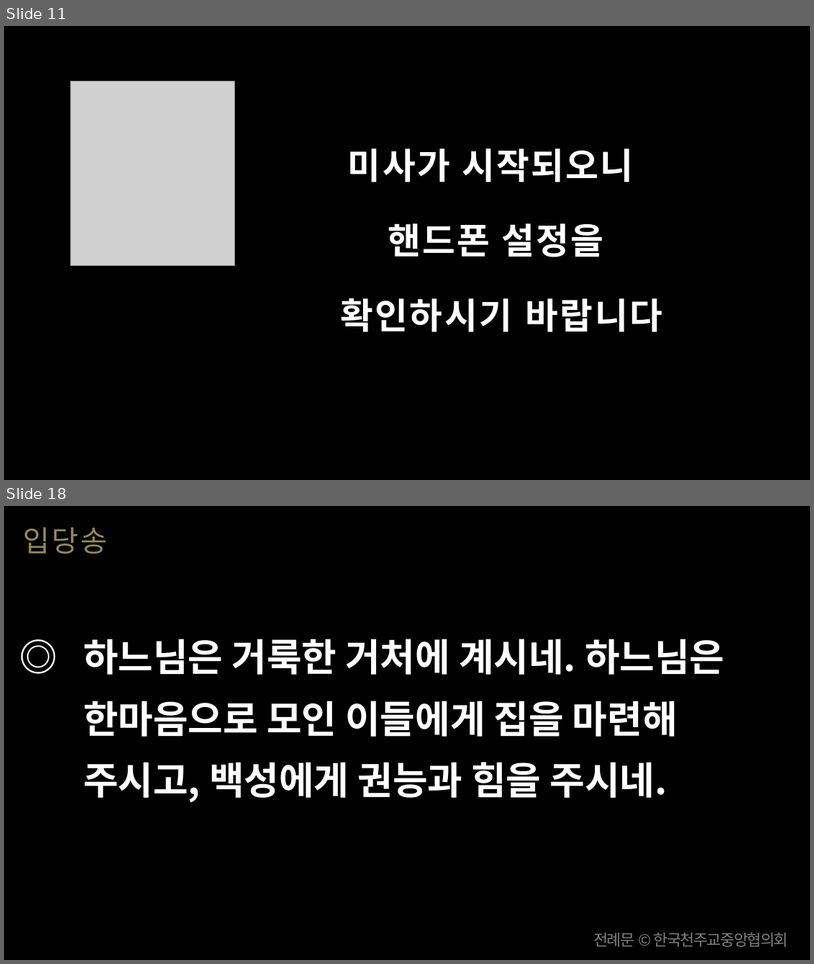
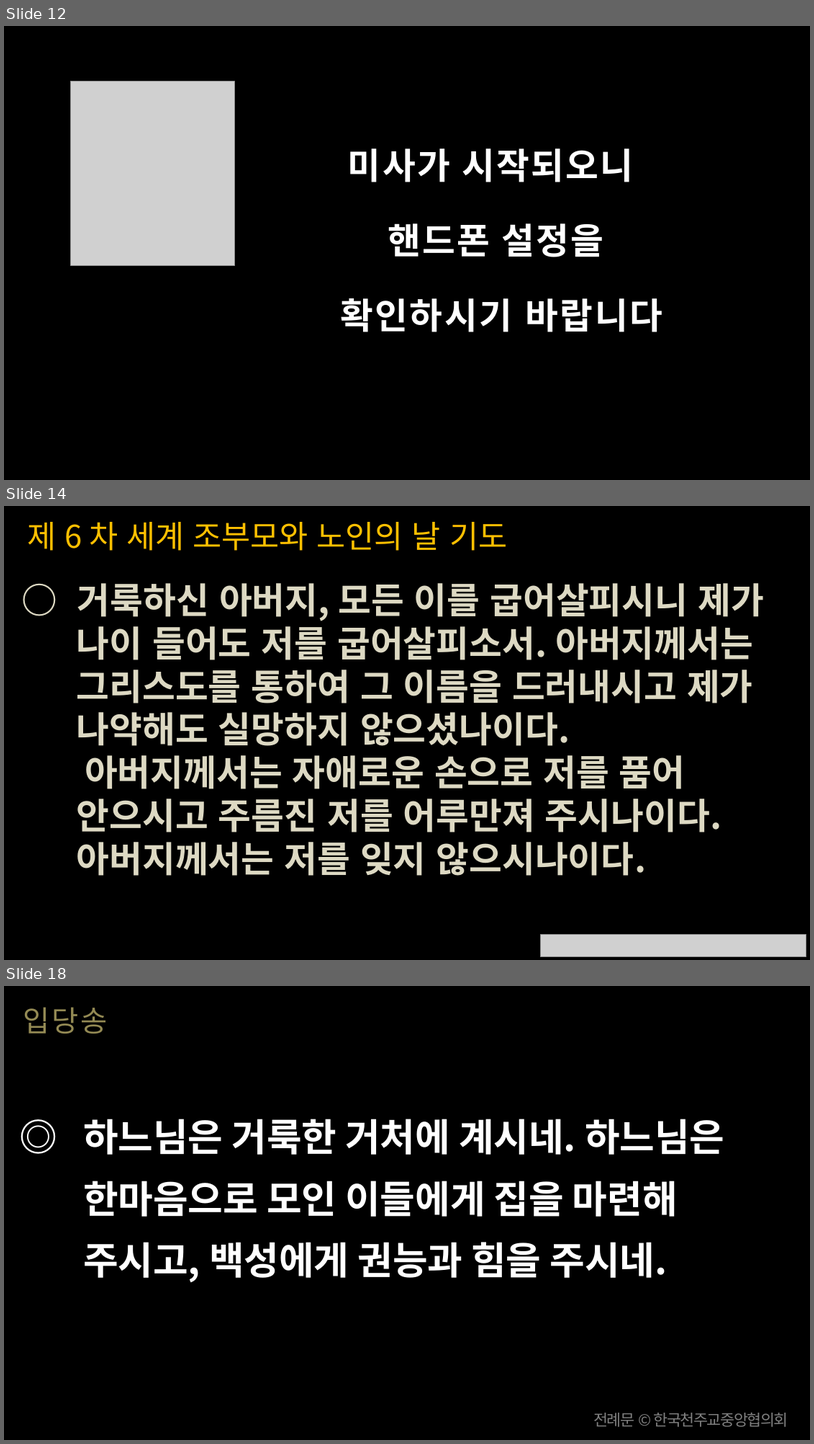
Before and after one commit to scottpark/missa_ppt, a slide deck: 20260726/20260726_연중 제17주일.pptx. Shown one above the other, each under a label of ours: slides 11 and 18 before the commit, slides 12, 14 and 18 after it; the slides between them are not shown. The pictures are 814x964 and 814x1444 pixels, drawn with LibreOffice and Linux fonts; fonts in the diff are those of the drawing; grey boxes stand for pictures. Boxes give left, top, right and bottom in pixels: in the first picture for what was removed or moved away, otherwise in the second. Text is boxed around its words. In the diff, an @@ line names an element or a change of style, - is before the commit and + after.

```diff
--- a/20260726/20260726_연중 제17주일.pptx
+++ b/20260726/20260726_연중 제17주일.pptx
@@ slide 14 added at bbox=[4, 506, 810, 960], background #000000 @@
@@ text added at bbox=[27, 522, 507, 551], 28 pt, text #FFC000 @@
+제 6 차 세계 조부모와 노인의 날 기도
@@ text added at bbox=[77, 583, 764, 875], 32 pt, text #DDD9C3, bold @@
+○ 거룩하신 아버지, 모든 이를 굽어살피시니 제가 나이 들어도 저를 굽어살피소서. 아버지께서는 그리스도를 통하여 그 이름을 드러내시고 제가 나약해도 실망하지 않으셨나이다. 아버지께서는 자애로운 손으로 저를 품어 안으시고 주름진 저를 어루만져 주시나이다. 아버지께서는 저를 잊지 않으시나이다.
@@ picture added at bbox=[540, 934, 806, 957] @@
@@ what was slide 11 is now slide 12 @@
```
Also in this commit, not shown: 19 slides changed, 31 other slides added, 16 slides removed, 51 other files.
